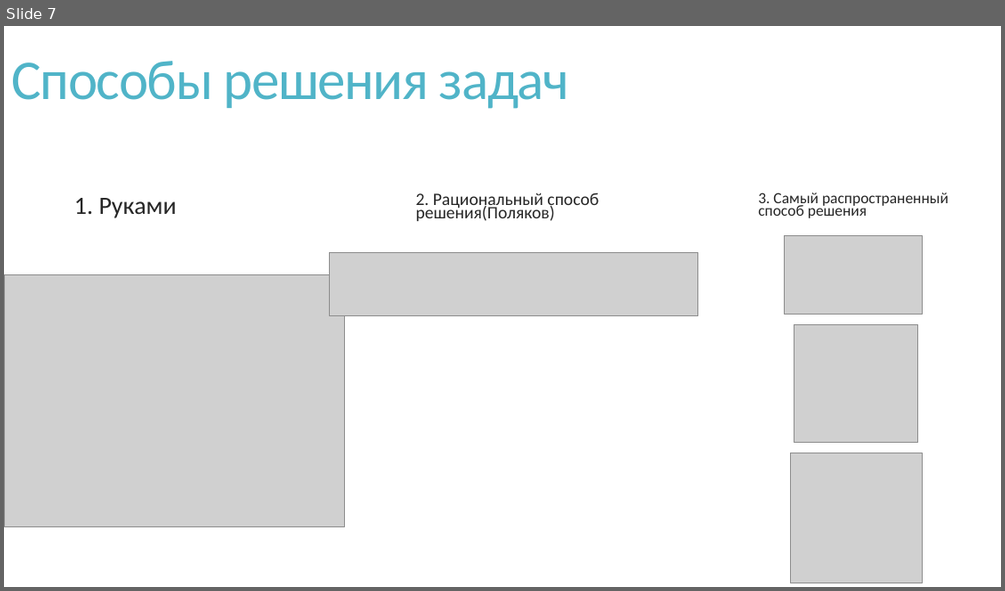
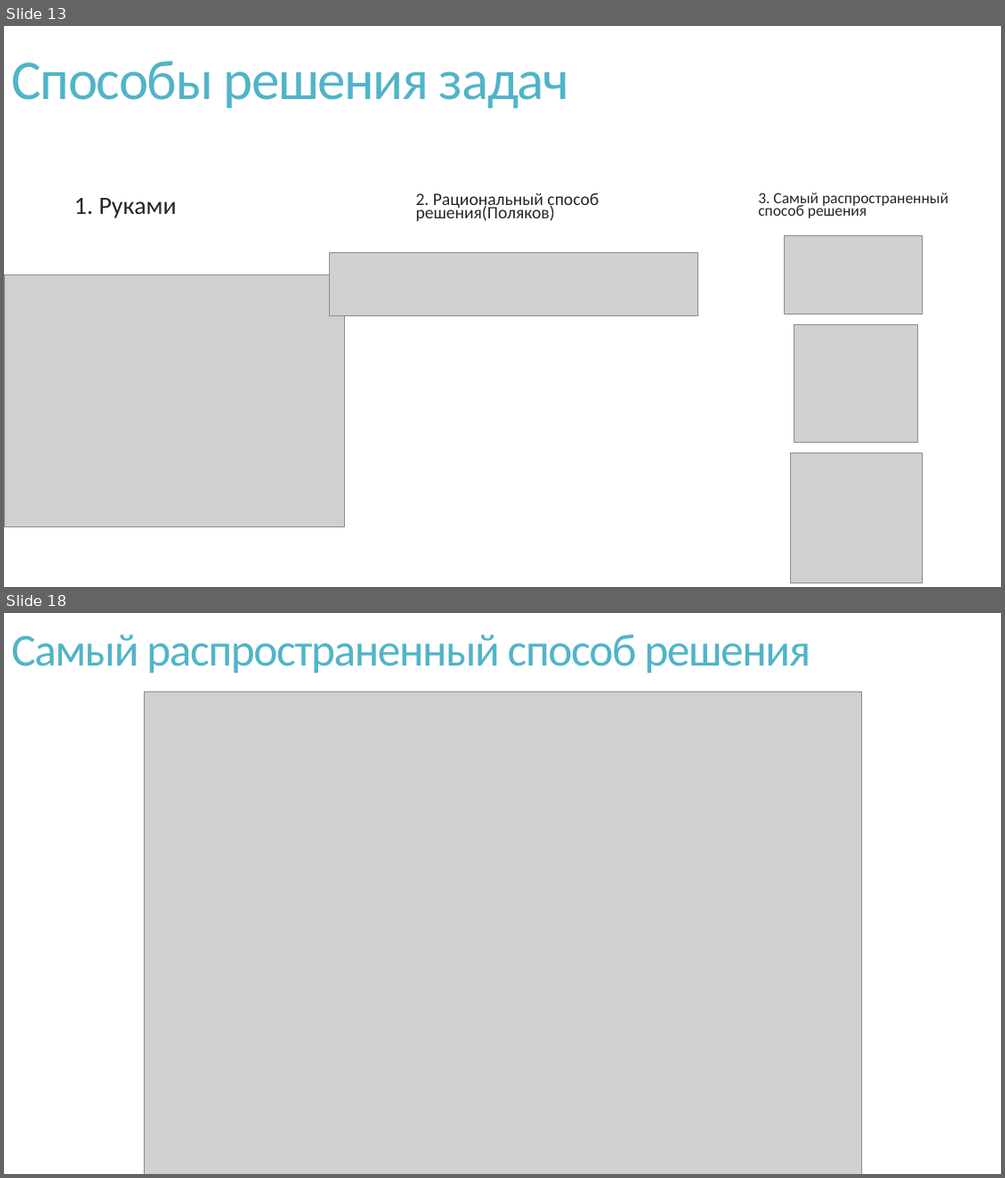
Before and after one commit to VladPetrov3/School_Project_EGE, a slide deck: Организация проекта/Теория игр.pptx. Shown one above the other, each under a label of ours: slide 7 before the commit, slides 13 and 18 after it; the slides between them are not shown. The pictures are 1005x591 and 1005x1178 pixels, drawn with LibreOffice and Linux fonts; fonts in the diff are those of the drawing; grey boxes stand for pictures. Boxes give left, top, right and bottom in pixels: in the first picture for what was removed or moved away, otherwise in the second. Text is boxed around its words. In the diff, an @@ line names an element or a change of style, - is before the commit and + after.

```diff
--- a/Организация проекта/Теория игр.pptx
+++ b/Организация проекта/Теория игр.pptx
@@ slide 18 added at [4,613,1001,1174], background #FFFFFF @@
@@ text added at [11,634,810,674], 44 pt, text #50B4C8 @@
+Самый распространенный способ решения
@@ picture added at [144,691,862,1174] @@
@@ what was slide 7 is now slide 13 @@
```
Also in this commit, not shown: 7 slides changed, 3 other slides added, 5 slides removed, 3 other files.
